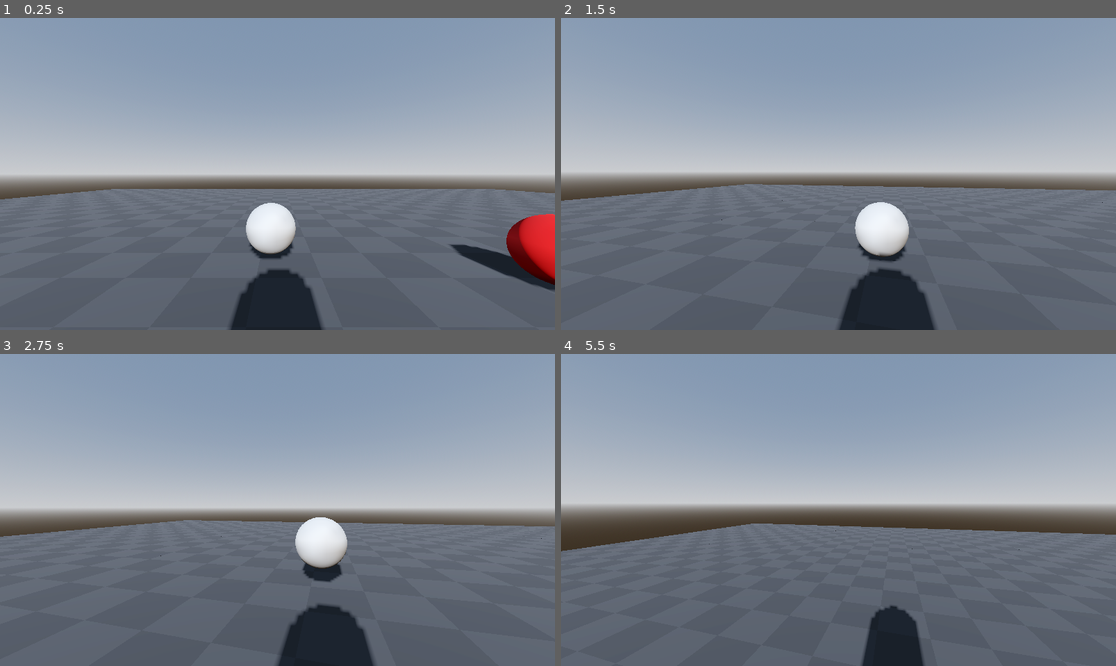
Above: before the commit, frames 1-4 (two rows, left to right).
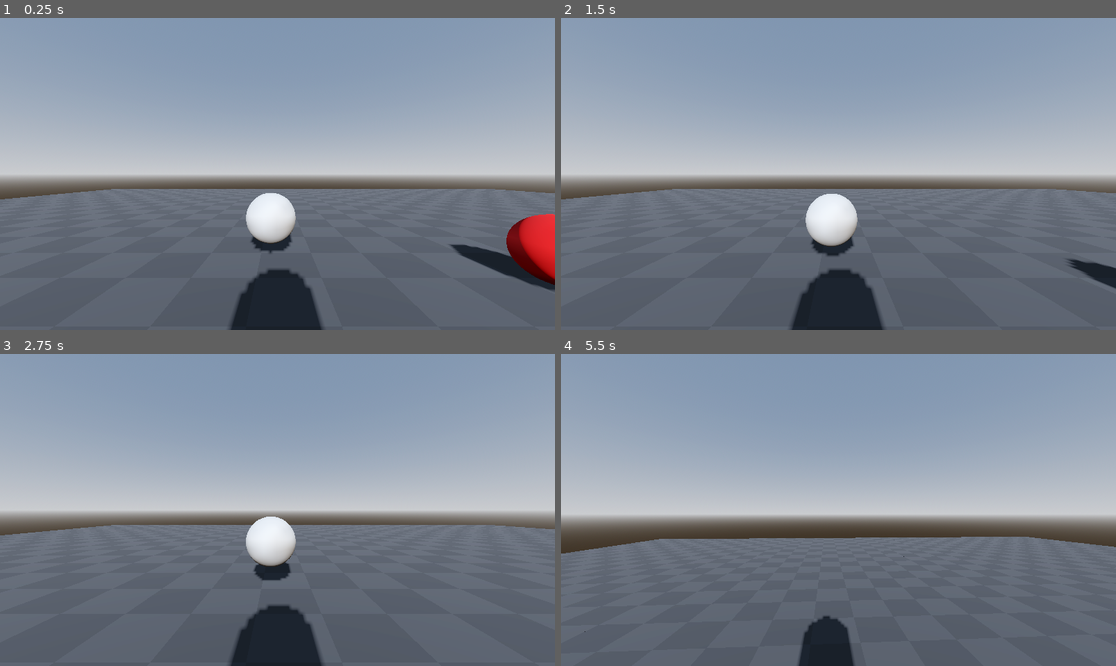
Above: after the commit, the same moments.

Repository: varshzakalq/game1
Game: Godot game, scene res://_main/Temporary stuff/temp_main.tscn
The game is run twice, just before and just after one commit, with the same random seed, the same clock (stepped at 60 frames per second) and the same inputs.
Inputs (mouse positions are in pixels of both pictures, inside the frame that each line leads up to):
- Up to frame 1 (0.25 s): no input
- Up to frame 2 (1.5 s): tap Enter (ui_accept) at 0.5, 0.77, 1.07 s; move the mouse to (866, 174) at 0.52 s; hold R (Rewind) 0.53-1.28 s; hold Up (ui_up) from 0.53 s (still down); click (866, 174) at 0.67 s; tap Shift (Sprint, bound only after the commit) at 0.8, 1.35 s; move the mouse to (810, 174) at 1.27 s
- Up to frame 3 (2.75 s): keep holding Up (ui_up); tap Enter (ui_accept) at 1.52, 1.55, 1.82, 2.1 s; move the mouse to (288, 503) at 2.02 s; hold R (Rewind) from 2.03 s (still down)
- Up to frame 4 (5.5 s): keep holding Up (ui_up); move the mouse to (832, 516) at 2.77 s; release R (Rewind) at 2.78 s; tap R (Rewind) at 2.85, 4.35 s; click (832, 516) at 2.92 s; tap Enter (ui_accept) at 3.02, 3.32, 3.77, 3.8, 4.07, 4.52, 4.82 s; tap Shift (Sprint, bound only after the commit) at 3.05 s; move the mouse to (877, 513) at 3.52 s; hold Shift (Sprint, bound only after the commit) 3.53-4.28 s; move the mouse to (794, 506) at 4.27 s; move the mouse to (844, 510) at 5.02 s; hold Shift (Sprint, bound only after the commit) from 5.03 s (still down); click (844, 510) at 5.17 s

The runs differ from the first frame. In frame 1, 1.1% of the frame differs, in the area x 44-97%, y 55-78%; in frame 2, 9.2%; in frame 3, 8.6%; in frame 4, 13%, in the area x 0-100%, y 48-100%.

Commit message:
event bus added

Diff:
--- a/_base_objects/_characters/Player/player.gd
+++ b/_base_objects/_characters/Player/player.gd
@@ -20,7 +20,7 @@
 
 var _input_direction : Vector2 = Vector2.ZERO
 var _input_jump_requested : bool = false
-var _input_rewind_held : bool = false
+var _input_sprint_held : bool = false
 
 # ==========================================
 # CORE LOOP
@@ -29,7 +29,6 @@
 
 	_gather_inputs()
 
-	_process_time_mechanics(delta)
 
 	if not _is_rewinding:
 		_process_normal_movement(delta)
@@ -51,18 +50,13 @@
 	_input_jump_requested = Input.is_action_just_pressed("ui_accept")
 
 	# Capture continuous actions
-	_input_rewind_held = Input.is_action_pressed("Rewind")
+	_input_sprint_held = Input.is_action_pressed("Sprint")
 
-func _process_time_mechanics(delta: float) -> void:
-	if _input_rewind_held:
-		_rollback(delta)
-	else:
-		# If the button is not held but we are currently marked as rewinding, stop it
-		if _is_rewinding:
-			_stop_rollback()
+
 
 func _process_normal_movement(delta: float) -> void:
 	# Apply standard directional movement
+	_is_sprinting = _input_sprint_held
 	_move_self(_input_direction, delta)
 
 	# Apply jump logic
@@ -70,4 +64,3 @@
 		_attempt_jump()
 
 	# Apply gravity (Make sure your base class _get_gravity accepts 'delta' as we updated earlier)
-	_get_gravity(delta)
--- a/_base_objects/_characters/Player/player.tscn
+++ b/_base_objects/_characters/Player/player.tscn
@@ -21,6 +21,8 @@
 
 func _unhandled_input(event: InputEvent) -> void:
 
+
+
 	# --- NEW: Toggle Mouse Capture ---
 	if event.is_action_pressed(\"ui_cancel\"):
 		if Input.mouse_mode == Input.MOUSE_MODE_CAPTURED:
@@ -32,6 +34,9 @@
 	if event is InputEventMouseButton and event.button_index == MOUSE_BUTTON_LEFT and event.pressed:
 		if Input.mouse_mode == Input.MOUSE_MODE_VISIBLE:
 			Input.mouse_mode = Input.MOUSE_MODE_CAPTURED
+
+	if player._is_rewinding:
+		return
 
 	# --- EXISTING: Camera Rotation ---
 	if event is InputEventMouseMotion and Input.mouse_mode == Input.MOUSE_MODE_CAPTURED:
@@ -49,8 +54,9 @@
 
 [node name="Player" type="CharacterBody3D" unique_id=1091194407]
 script = ExtResource("1_dmsef")
-SPEED = 3.0
-JUMP_HEIGHT = 8.0
+SPEED = 4.0
+GRAVITY = 20.0
+JUMP_FORCE = 8.0
 SNAPSHOT_PROPERTY_LIST = Array[String](["velocity", "position", "camera_rotation", "global_rotation"])
 REWIND_ACCELERATION = 0.5
 metadata/_custom_type_script = "uid://b37pyy3cyklrv"
--- a/_base_objects/_characters/temp_player/time_test.gd
+++ b/_base_objects/_characters/temp_player/time_test.gd
@@ -1,35 +1,19 @@
 extends Time_Character
 
 func _physics_process(delta: float) -> void:
-	# 1. Handle Rewind Input (Held down)
-	# Replace "ui_undo" with whatever action you mapped in Project Settings, or use Input.is_key_pressed(KEY_R)
-	if Input.is_action_pressed("Rewind"):
-		_rollback(delta)
-	else:
-		# Check if the button was just let go to reset our speed and states
-		if Input.is_action_just_released("Rewind"):
-			_stop_rollback()
 
-		# 2. Handle Normal Input ONLY if we aren't rewinding
-		if not _is_rewinding:
-			var inp = Input.get_vector("ui_left", "ui_right", "ui_up", "ui_down")
-			var input_dir = Vector2.ZERO
-			input_dir.x = - inp.y
-			input_dir.y = - inp.x
-			_move_self(input_dir, delta)
+	if not _is_rewinding:
+		var inp = Input.get_vector("ui_left", "ui_right", "ui_up", "ui_down")
+		var input_dir = Vector2.ZERO
+		input_dir.x = - inp.y
+		input_dir.y = - inp.x
+		_move_self(input_dir, delta)
 
-			if Input.is_action_just_pressed("ui_accept"):
-				_attempt_jump()
+		if Input.is_action_just_pressed("ui_accept"):
+			_attempt_jump()
 
-			# Remember to pass delta here once you update the base class!
-			_get_gravity(delta)
+		# Remember to pass delta here once you update the base class!
 
-	# 3. Apply Physics Movement
-	# We ONLY call move_and_slide when we are NOT rewinding.
-	# Why? Because during a rewind, the Tween is explicitly teleporting the 'position'
-	# back through time. If move_and_slide() runs at the same time, the physics engine
-	# will fight the Tween and cause stuttering.
-	if not _is_rewinding:
 		move_and_slide()
 
 	# 4. Call the parent class so the snapshot interval timer can run
--- a/_engine/_base classes/time_character.gd
+++ b/_engine/_base classes/time_character.gd
@@ -4,7 +4,10 @@
 @export_category("Movement")
 @export var SPEED : float = 2.0
 @export var GRAVITY : float = 10.0
-@export var JUMP_HEIGHT : float = 2.0
+@export var JUMP_FORCE : float = 2.0
+@export var SPRINT_MULTIPLIER : float = 1.5
+
+var _is_sprinting = false
 
 @export_category("Time Mechanics")
 @export var MAX_SNAPSHOT_COUNT : int = 10000
@@ -34,6 +37,7 @@
 func _ready() -> void:
 	for prop in SNAPSHOT_PROPERTY_LIST:
 		snapshots[prop] = []
+	EventBus.rewinding.connect(_on_rewind_state)
 
 func _rollback(delta: float) -> void:
 	if _reached_history_end or snapshots[SNAPSHOT_PROPERTY_LIST[0]].is_empty():
@@ -112,16 +116,19 @@
 func _move_self(direction: Vector2, delta: float) -> void:
 	if _is_rewinding: return
 
+	var speed = SPEED
+	if _is_sprinting: speed *= SPRINT_MULTIPLIER
+
 	var movement_dir = Vector3(direction.y, 0, direction.x)
 
 	var vertical_vel = velocity.y
-	velocity = lerp(velocity, SPEED*movement_dir.rotated(Vector3.UP, global_rotation.y), 5 * delta)
+	velocity = lerp(velocity, speed*movement_dir.rotated(Vector3.UP, global_rotation.y), 5 * delta)
 	velocity.y = vertical_vel
 
 func _attempt_jump() -> void:
 	if _is_rewinding: return
 	if is_on_floor():
-		velocity.y = JUMP_HEIGHT
+		velocity.y = JUMP_FORCE
 
 func _get_gravity(delta : float) -> void:
 	if _is_rewinding: return
@@ -130,11 +137,34 @@
 		velocity.y -= GRAVITY*delta
 
 
+#func _handle_stair_step_up(delta: float) -> void:
+	#pass
 
-func _handle_stair_step_up(delta: float) -> void:
-	pass
+
+
+
+
+
+func _on_rewind_state(value : bool):
+	_is_rewinding = value
+	if value == false:
+		_stop_rollback()
+
+
+
+
+
+
+
+func _process_time_mechanics(delta: float) -> void:
+	if _is_rewinding: _rollback(delta)
+
+
+
+
 
 func _physics_process(delta: float) -> void:
+	_process_time_mechanics(delta)
 	_get_gravity(delta)
 	_take_snapshot(delta)
-	_handle_stair_step_up(delta)
+	#_handle_stair_step_up(delta)
--- /dev/null
+++ b/_engine/autoloads/Event_bus.gd
@@ -0,0 +1,7 @@
+extends Node
+
+signal rewinding(value : bool)
+
+func _unhandled_input(event: InputEvent) -> void:
+	if event.is_action_pressed("Rewind"): rewinding.emit(true)
+	if event.is_action_released("Rewind"): rewinding.emit(false)
--- a/project.godot
+++ b/project.godot
@@ -18,6 +18,10 @@
 run/main_scene="uid://m3jnp605iluy"
 config/features=PackedStringArray("4.6", "Forward Plus")
 config/icon="res://icon.svg"
+
+[autoload]
+
+EventBus="*uid://bfhy40f4rjxe2"
 
 [input]
 
@@ -51,6 +55,11 @@
 "events": [Object(InputEventKey,"resource_local_to_scene":false,"resource_name":"","device":-1,"window_id":0,"alt_press …(192 unchanged characters)…
 ]
 }
+Sprint={
+"deadzone": 0.2,
+"events": [Object(InputEventKey,"resource_local_to_scene":false,"resource_name":"","device":-1,"window_id":0,"alt_pressed":false,"shift_pressed":false,"ctrl_pressed":false,"meta_pressed":false,"pressed":false,"keycode":0,"physical_keycode":4194325,"key_label":0,"unicode":0,"location":0,"echo":false,"script":null)
+]
+}
 
 [physics]
 
Not shown, added: _engine/autoloads/Event_bus.gd.uid
